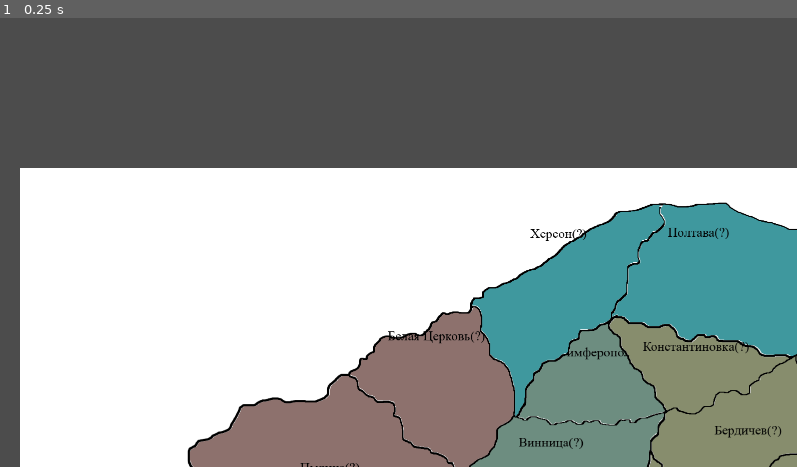
Above: before the commit, frame 1.
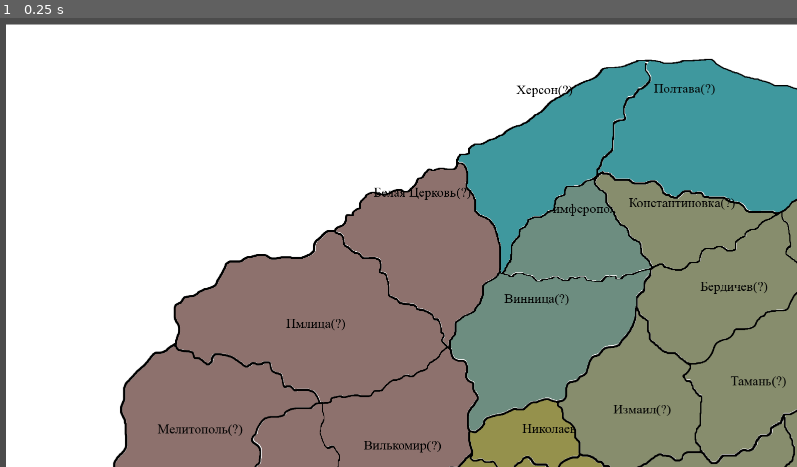
Above: after the commit, the same moment.

Repository: Palez-coder-nishebrot/The-great-war
Game: Godot game, scene res://Scenes/Game/Game.tscn
The game is run twice, just before and just after one commit, with the same random seed, the same clock (stepped at 60 frames per second) and the same inputs. This scene is started directly instead of the project's main scene.
Inputs:
- Up to frame 1 (0.25 s): no input

The runs differ from the first frame. In frame 1, 70% of the frame differs, in the area x 0-100%, y 1-100%.
Error in both runs: Invalid get index 'window_research' (on base: 'Nil'). (res://Objects/Client/CreateClients.gd:62)

Commit message:
remove .import from repo && simplify landscape && start auto-generate navigation

Diff:
--- a/Objects/Tile/Landscape.gd
+++ b/Objects/Tile/Landscape.gd
@@ -7,34 +7,21 @@
 
 
 func check_debuffs():
-	var factory_efficiency = 0
-	var supply  = 0
-	var speed   = 0
-	var defense = 0
 	match landscape:
 		"Fields":
-			factory_efficiency = 1.0
-			supply             = 1.0
-			speed              = 1
-			defense            = 0
+			return create_debuff_value(1.0, 1.0, 1, 0)
 		"Forests":
-			factory_efficiency = 1.0
-			supply             = 1.0
-			speed              = 0
-			defense            = 1
+			return create_debuff_value(1.0, 1.0, 0, 1)
 		"Hills":
-			factory_efficiency = 0.9
-			supply             = 0.9
-			speed              = -1
-			defense            = 2
+			return create_debuff_value(0.9, 0.9, -1, 2)
 		"Mountains":
-			factory_efficiency = 0.8
-			supply             = 0.8
-			speed              = -2
-			defense            = 3
+			return create_debuff_value(0.8, 0.8, -2, 3)
+
+
+func create_debuff_value(factory_efficiency, supply, speed, defense):
 	return {
-			"factory_efficiency": factory_efficiency,
-			"supply":             supply,
-			"speed":              speed,
-			"defense":            defense,
+		"factory_efficiency": factory_efficiency,
+		"supply":             supply,
+		"speed":              speed,
+		"defense":            defense,
 	}
--- a/Objects/Tile/Point.gd
+++ b/Objects/Tile/Point.gd
@@ -27,6 +27,18 @@
 
 func _ready():
 	var err_ = ManagerDay.connect("allocate_workers_to_factories", self, "allocate_workers_to_factories")
+
+
+func add_debug_nav_line(to):
+	var line = Line2D.new()
+	line.width = 3
+	line.points = PoolVector2Array([(rect_global_position + rect_size / 2) + Vector2(-45, 0), to.rect_global_position + to.rect_size / 2])
+	var g = Gradient.new()
+	g.add_point(0, Color(0, 0.584314, 0.078431))
+	g.add_point(1, Color(1, 1, 1))
+	line.gradient = g
+
+	get_parent().get_parent().add_child(line)
 
 
 func start():
--- a/Scenes/Game/Game.tscn
+++ b/Scenes/Game/Game.tscn
@@ -1,12 +1,15 @@
-[gd_scene load_steps=4 format=2]
+[gd_scene load_steps=5 format=2]
 
 [ext_resource path="res://Scenes/TileMap/TileMap.tscn" type="PackedScene" id=1]
 [ext_resource path="res://Objects/Player/SelectionUnit/SelectionUnit.tscn" type="PackedScene" id=2]
 [ext_resource path="res://Scenes/Game/Game.gd" type="Script" id=3]
+[ext_resource path="res://Scenes/Navigation/navigation.tscn" type="PackedScene" id=4]
 
 [node name="Game" type="Node2D"]
-position = Vector2( 34, 345 )
 script = ExtResource( 3 )
+
+[node name="Navigation" parent="." instance=ExtResource( 4 )]
+tile_container_np = NodePath("../TileMap")
 
 [node name="TileMap" parent="." instance=ExtResource( 1 )]
 
--- a/Scenes/MapEditor/MapEditor.gd
+++ b/Scenes/MapEditor/MapEditor.gd
@@ -38,7 +38,7 @@
 	var map_children = map.get_children()
 
 	for i in map_children:
-		if i.name != "Map":
+		if i is TextureButton:
 			create_region(i, map)
 
 
--- a/Scenes/Menu/Menu.tscn
+++ b/Scenes/Menu/Menu.tscn
@@ -31,6 +31,9 @@
 [sub_resource type="DynamicFont" id=10]
 size = 42
 font_data = ExtResource( 5 )
+
+[sub_resource type="Gradient" id=12]
+colors = PoolColorArray( 0, 0.584314, 0.0784314, 1, 1, 1, 1, 1 )
 
 [node name="Menu" type="Node2D"]
 script = ExtResource( 1 )
@@ -169,6 +172,9 @@
 custom_fonts/font = SubResource( 9 )
 text = "Редактор карты"
 
+[node name="Line2D" type="Line2D" parent="."]
+gradient = SubResource( 12 )
+
 [connection signal="pressed" from="VBoxContainer/Button" to="." method="one_player"]
 [connection signal="pressed" from="VBoxContainer/Button4" to="." method="developer_guide"]
 [connection signal="pressed" from="VBoxContainer2/Button3" to="." method="path_editor"]
--- /dev/null
+++ b/Scenes/Navigation/collide_collector.gd
@@ -0,0 +1,15 @@
+extends Reference
+
+var tile
+var collide_with_tile = []
+
+func _on_navigation_tile_monitor(type, _rid, instance_id, _sh1, _sh2):
+	if not Physics2DServer.AREA_BODY_ADDED == type:
+		return
+
+	#collide_with_tile.append(instance_from_id(instance_id).tile)
+
+	tile.call_deferred("add_debug_nav_line", instance_from_id(instance_id).tile)
+
+#	if tile.name == "Галич":
+#		print("from: ", tile.name, " to: ", instance_from_id(instance_id).tile.name)
--- /dev/null
+++ b/Scenes/Navigation/navigation.gd
@@ -0,0 +1,82 @@
+extends Node
+
+export(NodePath) var tile_container_np
+
+const CHECKER_GROW_SIZE = Vector2(150, 150)
+var CollideCollector = preload("res://Scenes/Navigation/collide_collector.gd")
+
+var _tiles = []
+var _tiles_mu = Mutex.new()
+var _physics_space
+var _threads = []
+var _collisions_collection_node
+var _navigation_checker_area_script = preload("res://Scenes/Navigation/navigation_checker_area.gd")
+
+
+func _ready():
+	create_thread_pool()
+
+	_physics_space = Physics2DServer.space_create()
+	Physics2DServer.space_set_active(_physics_space, true)
+
+	var container = get_node(tile_container_np)
+	_collisions_collection_node = container.get_node("DebugCollisionView")
+
+	for ch in container.get_children():
+		if ch is TextureButton:
+			_tiles.append(ch)
+
+#	_cteate_polygons()
+	for t in _threads:
+		t.start(self, "_cteate_polygons")
+
+
+func _exit_tree():
+	for t in _threads:
+		t.wait_to_finish()
+
+
+func _cteate_polygons():
+	while true:
+		print("test ", _tiles.size())
+		_tiles_mu.lock()
+		var tile = _tiles.pop_back()
+		_tiles_mu.unlock()
+
+		if tile == null:
+			break
+
+		var raw_image = tile.texture_normal.get_data() as Image
+		var s = raw_image.get_size()
+		raw_image.resize(s.x + CHECKER_GROW_SIZE.x, s.y + CHECKER_GROW_SIZE.y, Image.INTERPOLATE_NEAREST)
+
+		var bm = BitMap.new()
+		bm.create_from_image_alpha(raw_image)
+
+		var polygons = bm.opaque_to_polygons(Rect2(Vector2.ZERO, bm.get_size()))
+		var tile_area = Area2D.new()
+		tile_area.set_script(_navigation_checker_area_script)
+		tile_area.tile = tile
+
+		Physics2DServer.area_set_transform(tile_area, Transform2D(0, tile.rect_global_position - CHECKER_GROW_SIZE / 2))
+		Physics2DServer.area_set_collision_layer(tile_area, 1)
+		Physics2DServer.area_set_collision_mask(tile_area, 1)
+		Physics2DServer.area_set_monitorable(tile_area, true)
+		Physics2DServer.area_set_space(tile_area, _physics_space)
+
+		for poly in polygons:
+			var shape = Physics2DServer.convex_polygon_shape_create()
+			Physics2DServer.shape_set_data(shape, poly)
+			Physics2DServer.area_add_shape(tile_area, shape)
+
+		var collector = CollideCollector.new()
+		collector.tile = tile
+
+		Physics2DServer.area_set_area_monitor_callback(tile_area, collector, "_on_navigation_tile_monitor")
+
+
+func create_thread_pool():
+	var processors = OS.get_processor_count() - 1
+
+	for _i in processors:
+		_threads.append(Thread.new())
--- /dev/null
+++ b/Scenes/Navigation/navigation.tscn
@@ -0,0 +1,6 @@
+[gd_scene load_steps=2 format=2]
+
+[ext_resource path="res://Scenes/Navigation/navigation.gd" type="Script" id=1]
+
+[node name="Navigation" type="Node"]
+script = ExtResource( 1 )
--- /dev/null
+++ b/Scenes/Navigation/navigation_checker_area.gd
@@ -0,0 +1,4 @@
+extends Area2D
+
+
+var tile
--- a/Scenes/TileMap/TileMap.gd
+++ b/Scenes/TileMap/TileMap.gd
@@ -1,4 +1,4 @@
-extends Node2D
+extends Control
 
 const factories: Dictionary = {
 	"Steel_plant":             "res://Resources/Factories/TipesOfFactories/SteelPlant.tres",
--- a/Scenes/TileMap/TileMap.tscn
+++ b/Scenes/TileMap/TileMap.tscn
@@ -116,7 +116,7 @@
 [ext_resource path="res://Graphics/Sprites/Provinces/Баскония/Ахалкалаки.png" type="Texture" id=114]
 [ext_resource path="res://Graphics/Sprites/Provinces/Баскония/Батуми.png" type="Texture" id=115]
 
-[node name="TileMap" type="Node2D"]
+[node name="TileMap" type="Control"]
 script = ExtResource( 1 )
 
 [node name="Map" type="Sprite" parent="."]
@@ -1155,10 +1155,10 @@
 margin_bottom = 273.0
 
 [node name="Тарту" parent="." instance=ExtResource( 4 )]
-margin_left = 5151.0
-margin_top = 1305.0
-margin_right = 5470.0
-margin_bottom = 1549.0
+margin_left = 5142.0
+margin_top = 1301.0
+margin_right = 5461.0
+margin_bottom = 1545.0
 texture_normal = ExtResource( 102 )
 
 [node name="Хаапсалу" parent="." instance=ExtResource( 4 )]
@@ -1213,6 +1213,8 @@
 margin_right = 5032.0
 margin_bottom = 629.0
 texture_normal = ExtResource( 54 )
+
+[node name="DebugCollisionView" type="Node2D" parent="."]
 
 [editable path="Красник"]
 [editable path="Луцк"]
--- a/project.godot
+++ b/project.godot
@@ -280,6 +280,7 @@
 
 config/name="The great war (1914 - 1936)"
 run/main_scene="res://Scenes/Menu/Menu.tscn"
+config/icon="res://icon.png"
 
 [autoload]
 
@@ -403,6 +404,7 @@
 [physics]
 
 common/enable_pause_aware_picking=true
+2d/thread_model=2
 
 [rendering]
 
Not shown: 1 places in Scenes/Menu/Menu.tscn that only renumber resources
